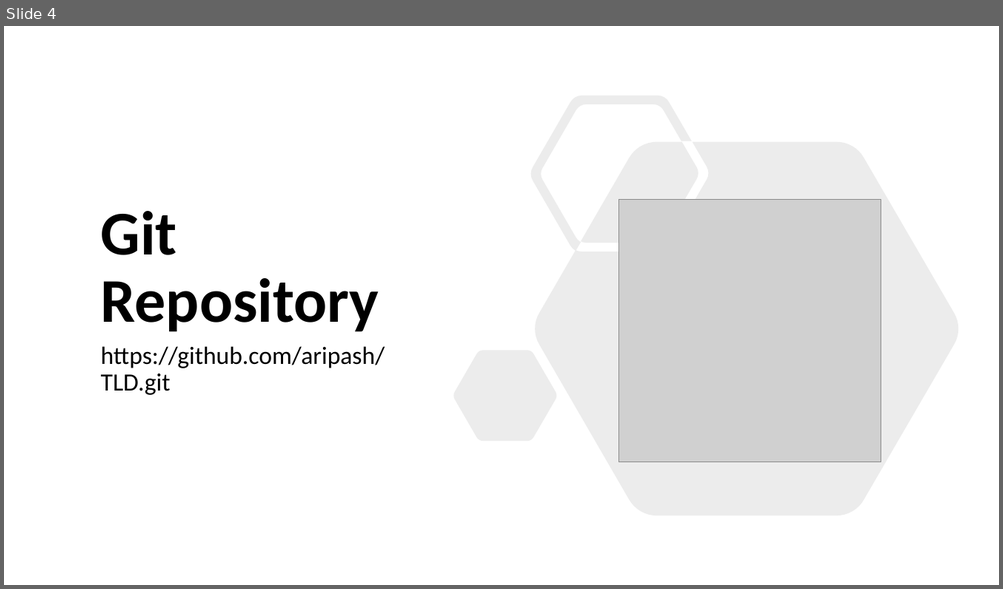
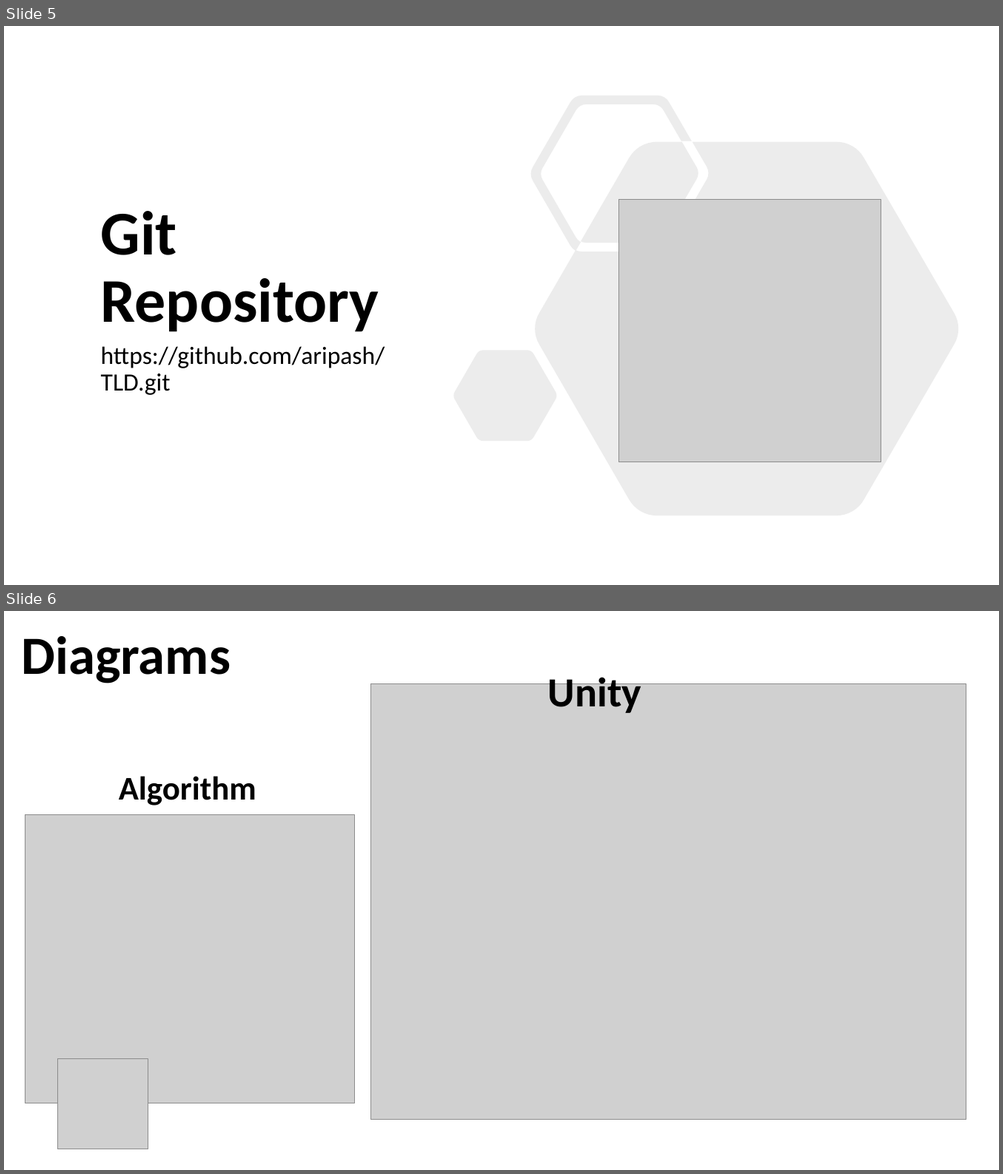
Before and after one commit to aripash/TLD, a slide deck: Presentation.pptx. Shown one above the other, each under a label of ours: slide 4 before the commit, slides 5 and 6 after it. The pictures are 1003x589 and 1003x1174 pixels, drawn with LibreOffice and Linux fonts; fonts in the diff are those of the drawing; grey boxes stand for pictures. Boxes give left, top, right and bottom in pixels: in the first picture for what was removed or moved away, otherwise in the second. Text is boxed around its words. In the diff, an @@ line names an element or a change of style, - is before the commit and + after.

```diff
--- a/Presentation.pptx
+++ b/Presentation.pptx
@@ slide 6 added at (x1=4, y1=611, x2=999, y2=1170), background #FFFFFF @@
@@ title added at (x1=22, y1=636, x2=230, y2=684), 52 pt, text #000000, bold @@
+Diagrams
@@ text added at (x1=548, y1=672, x2=641, y2=713), 40 pt, text #000000, bold @@
+Unity
@@ picture added at (x1=371, y1=684, x2=967, y2=1120) @@
@@ text added at (x1=119, y1=776, x2=256, y2=806), 32 pt, text #000000, bold @@
+Algorithm
@@ picture added at (x1=25, y1=815, x2=355, y2=1103) @@
@@ picture added at (x1=58, y1=1059, x2=149, y2=1150) @@
@@ what was slide 4 is now slide 5 @@
```
Also in this commit, not shown: 4 other slides added, 4 other files.
